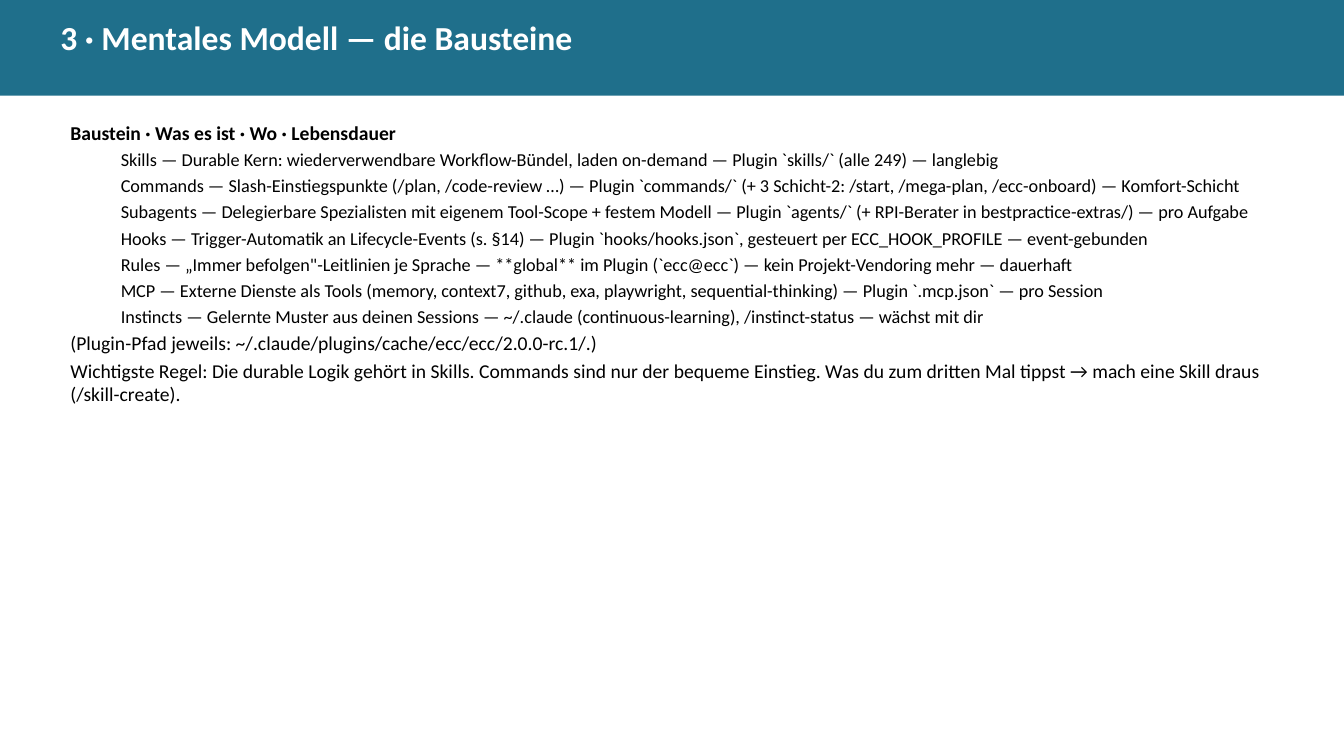
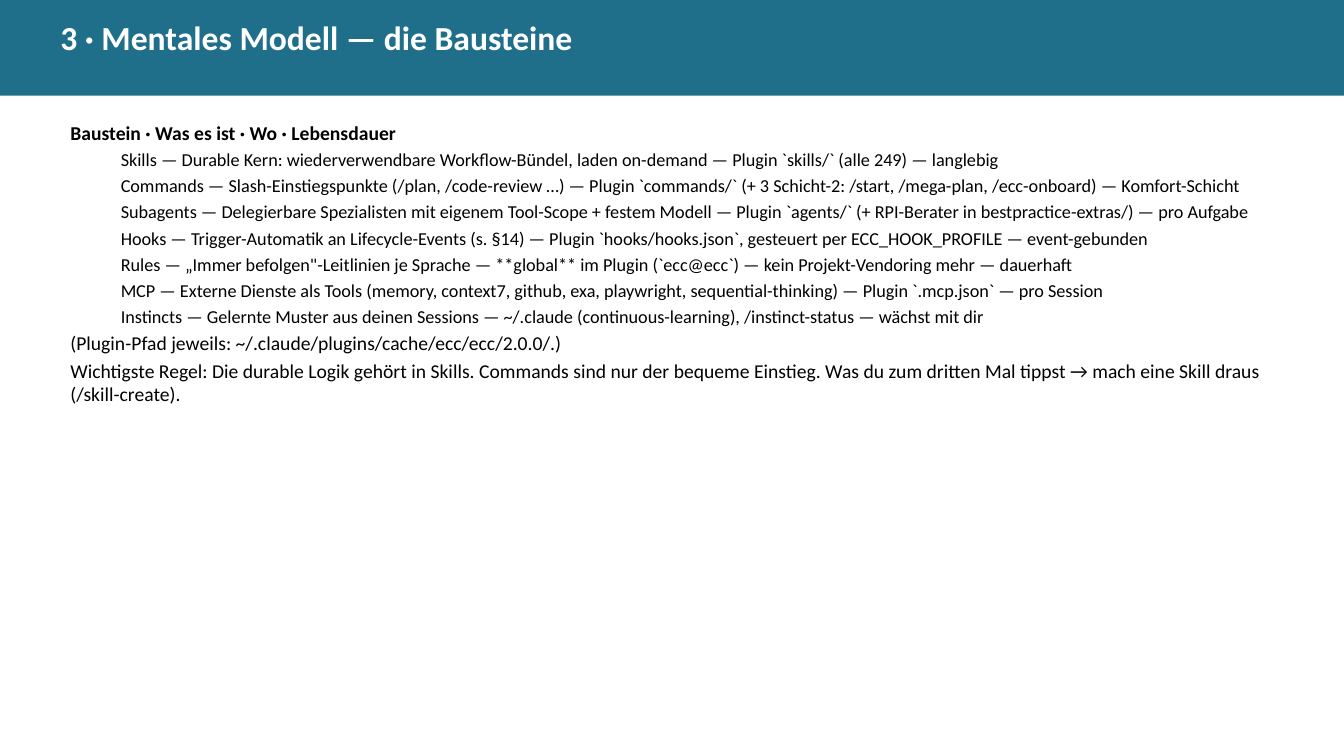
Before and after one commit to Paulee8155/Claude-Code-BestPractice, a slide deck: slide 4 of docs/ECC-Harness-Guide.de.pptx. Drawn at 1344x756 pixels with LibreOffice and Linux fonts; fonts in the diff are those of the drawing. Boxes give left, top, right and bottom in pixels: in the first picture for what was removed or moved away, otherwise in the second. Text is boxed around its words. In the diff, an @@ line names an element or a change of style, - is before the commit and + after.

```diff
--- a/docs/ECC-Harness-Guide.de.pptx
+++ b/docs/ECC-Harness-Guide.de.pptx
@@ text at (70, 336, 561, 354): text changed @@
-(Plugin-Pfad jeweils: ~/.claude/plugins/cache/ecc/ecc/2.0.0-rc.1/.)
+(Plugin-Pfad jeweils: ~/.claude/plugins/cache/ecc/ecc/2.0.0/.)
```
Also in this commit, not shown: 8 other slides changed, 2 slides added, 10 other files.
